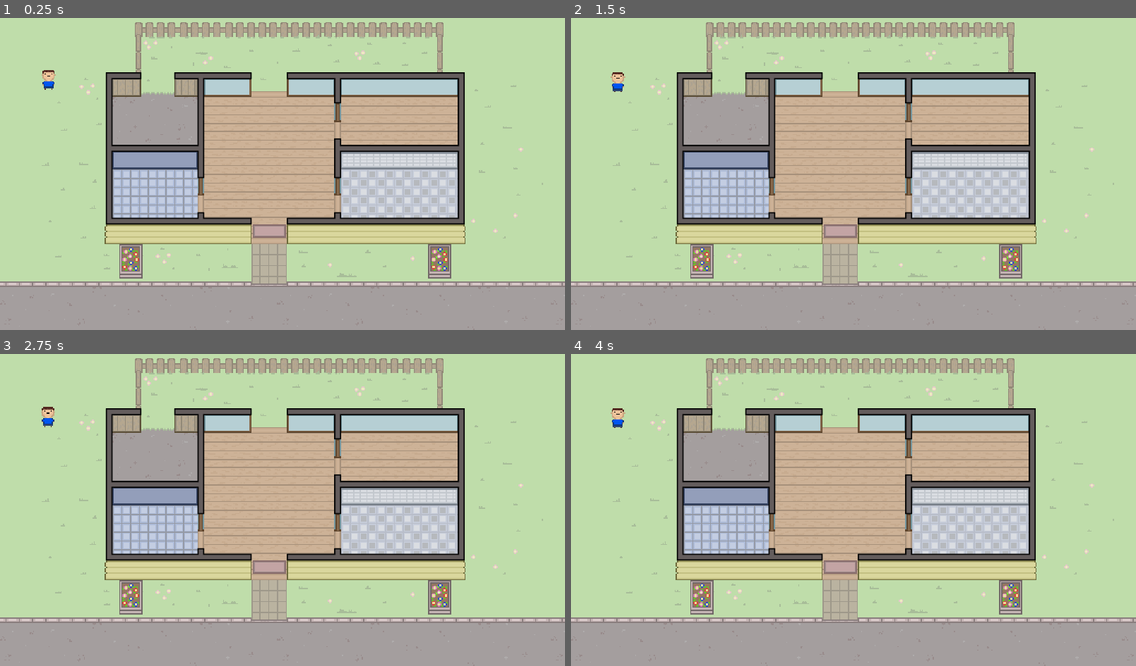
Above: before the commit, frames 1-4 (two rows, left to right).
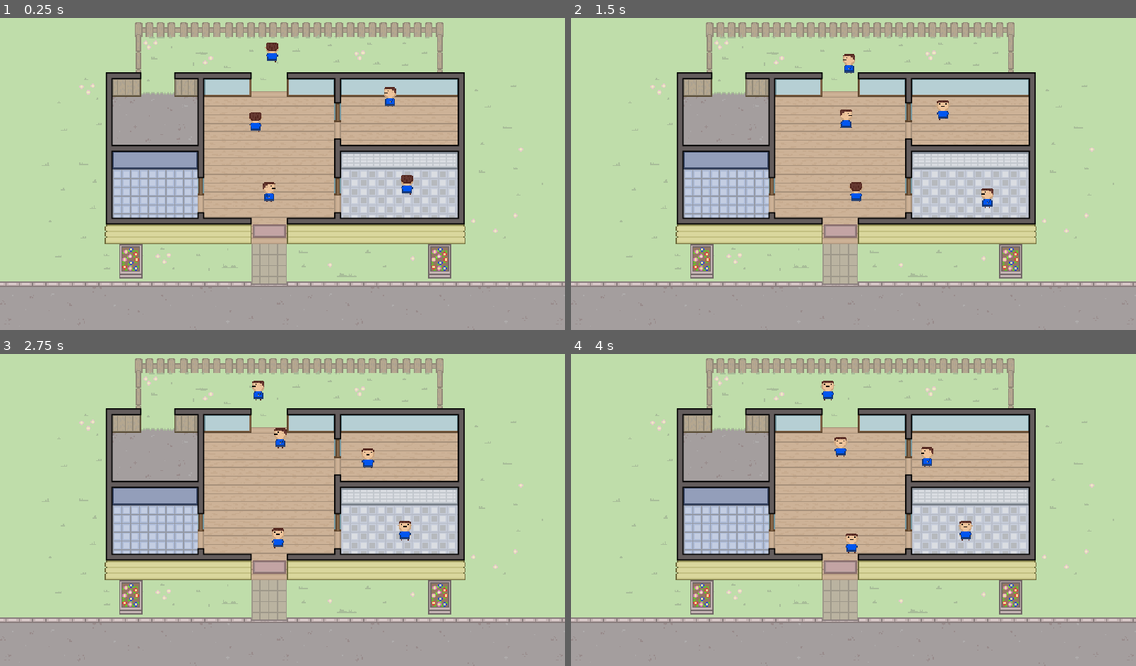
Above: after the commit, the same moments.

Repository: leiver/KinderKaos
Game: Godot game, scene res://scenes/Game.tscn
Two runs of this game, one before a commit and one after it. Both use one fixed random seed, a clock stepped at 60 frames per second and the inputs below.
Inputs:
- Up to frame 1 (0.25 s): no input
- Up to frame 2 (1.5 s): no input
- Up to frame 3 (2.75 s): no input
- Up to frame 4 (4 s): no input

The runs differ from the first frame. In frame 1, 0.7% of the frame differs, in the area x 7-74%, y 7-59%; in frame 2, 0.7%; in frame 3, 0.7%; in frame 4, 0.7%.

Commit message:
fullt kaos

Diff:
--- /dev/null
+++ b/scenes/BackYard.tscn
@@ -0,0 +1,32 @@
+[gd_scene load_steps=5 format=2]
+
+[ext_resource path="res://scenes/Room.tscn" type="PackedScene" id=1]
+
+[sub_resource type="RectangleShape2D" id=1]
+extents = Vector2( 268, 37 )
+
+[sub_resource type="RectangleShape2D" id=2]
+extents = Vector2( 32, 12.5 )
+
+[sub_resource type="RectangleShape2D" id=3]
+extents = Vector2( 30, 13 )
+
+[node name="BackYard" instance=ExtResource( 1 )]
+
+[node name="CollisionShape2D" type="CollisionShape2D" parent="Bounds" index="0"]
+position = Vector2( -25, 3 )
+shape = SubResource( 1 )
+
+[node name="CollisionShape2D2" type="CollisionShape2D" parent="Bounds" index="1"]
+position = Vector2( -61, 52.5 )
+shape = SubResource( 2 )
+
+[node name="CollisionShape2D3" type="CollisionShape2D" parent="Bounds" index="2"]
+position = Vector2( -263, 53 )
+shape = SubResource( 3 )
+
+[node name="LivingRoom" type="Position2D" parent="Entryways" index="0"]
+position = Vector2( -61, 14 )
+
+[node name="StorageRoom" type="Position2D" parent="Entryways" index="1"]
+position = Vector2( -264, 13 )
--- /dev/null
+++ b/scenes/BathRoom.tscn
@@ -0,0 +1,15 @@
+[gd_scene load_steps=3 format=2]
+
+[ext_resource path="res://scenes/Room.tscn" type="PackedScene" id=1]
+
+[sub_resource type="RectangleShape2D" id=1]
+extents = Vector2( 77, 49 )
+
+[node name="BathRoom" instance=ExtResource( 1 )]
+
+[node name="CollisionShape2D" type="CollisionShape2D" parent="Bounds" index="0"]
+position = Vector2( 0, 4 )
+shape = SubResource( 1 )
+
+[node name="LivingRoom" type="Position2D" parent="Entryways" index="0"]
+position = Vector2( 57, 18 )
--- /dev/null
+++ b/scenes/FrontYard.tscn
@@ -0,0 +1,15 @@
+[gd_scene load_steps=3 format=2]
+
+[ext_resource path="res://scenes/Room.tscn" type="PackedScene" id=1]
+
+[sub_resource type="RectangleShape2D" id=1]
+extents = Vector2( 259, 78 )
+
+[node name="FrontYard" instance=ExtResource( 1 )]
+
+[node name="CollisionShape2D" type="CollisionShape2D" parent="Bounds" index="0"]
+position = Vector2( 30, -29 )
+shape = SubResource( 1 )
+
+[node name="LivingRoom" type="Position2D" parent="Entryways" index="0"]
+position = Vector2( 0, -88 )
--- a/scenes/Game.tscn
+++ b/scenes/Game.tscn
@@ -11,7 +11,19 @@
 [node name="Map" parent="." instance=ExtResource( 1 )]
 
 [node name="Toddler" parent="." instance=ExtResource( 2 )]
-position = Vector2( 71, 112 )
+position = Vector2( 709, 172 )
+
+[node name="Toddler2" parent="." instance=ExtResource( 2 )]
+position = Vector2( 459, 219 )
+
+[node name="Toddler3" parent="." instance=ExtResource( 2 )]
+position = Vector2( 488, 92 )
+
+[node name="Toddler4" parent="." instance=ExtResource( 2 )]
+position = Vector2( 732, 334 )
+
+[node name="Toddler5" parent="." instance=ExtResource( 2 )]
+position = Vector2( 484, 343 )
 
 [node name="Overhead" type="Sprite" parent="."]
 scale = Vector2( 2, 2 )
@@ -20,3 +32,11 @@
 
 [connection signal="request_path_to_hazard" from="Toddler" to="." method="_on_Toddler_request_path_to_hazard"]
 [connection signal="request_path_to_other_room" from="Toddler" to="." method="_on_Toddler_request_path_to_other_room"]
+[connection signal="request_path_to_hazard" from="Toddler2" to="." method="_on_Toddler_request_path_to_hazard"]
+[connection signal="request_path_to_other_room" from="Toddler2" to="." method="_on_Toddler_request_path_to_other_room"]
+[connection signal="request_path_to_hazard" from="Toddler3" to="." method="_on_Toddler_request_path_to_hazard"]
+[connection signal="request_path_to_other_room" from="Toddler3" to="." method="_on_Toddler_request_path_to_other_room"]
+[connection signal="request_path_to_hazard" from="Toddler4" to="." method="_on_Toddler_request_path_to_hazard"]
+[connection signal="request_path_to_other_room" from="Toddler4" to="." method="_on_Toddler_request_path_to_other_room"]
+[connection signal="request_path_to_hazard" from="Toddler5" to="." method="_on_Toddler_request_path_to_hazard"]
+[connection signal="request_path_to_other_room" from="Toddler5" to="." method="_on_Toddler_request_path_to_other_room"]
--- a/scenes/LivingRoom.tscn
+++ b/scenes/LivingRoom.tscn
@@ -1,17 +1,34 @@
-[gd_scene load_steps=3 format=2]
+[gd_scene load_steps=4 format=2]
 
 [ext_resource path="res://scenes/Room.tscn" type="PackedScene" id=1]
 
 [sub_resource type="RectangleShape2D" id=1]
-extents = Vector2( 54, 29 )
+extents = Vector2( 118, 115 )
+
+[sub_resource type="RectangleShape2D" id=2]
+extents = Vector2( 32.5, 18 )
 
 [node name="LivingRoom" instance=ExtResource( 1 )]
 
 [node name="CollisionShape2D" type="CollisionShape2D" parent="Bounds" index="0"]
+position = Vector2( -1, 20 )
 shape = SubResource( 1 )
 
+[node name="CollisionShape2D2" type="CollisionShape2D" parent="Bounds" index="1"]
+position = Vector2( -0.5, 153 )
+shape = SubResource( 2 )
+
 [node name="PlayRoom" type="Position2D" parent="Entryways" index="0"]
-position = Vector2( 0, -16 )
+position = Vector2( 97, -39 )
 
 [node name="KitchenRoom" type="Position2D" parent="Entryways" index="1"]
-position = Vector2( 40, 0 )
+position = Vector2( 99, 97 )
+
+[node name="BathRoom" type="Position2D" parent="Entryways" index="2"]
+position = Vector2( -101, 97 )
+
+[node name="BackYard" type="Position2D" parent="Entryways" index="3"]
+position = Vector2( 0, -72 )
+
+[node name="FrontYard" type="Position2D" parent="Entryways" index="4"]
+position = Vector2( 0, 109 )
--- a/scenes/Map.tscn
+++ b/scenes/Map.tscn
@@ -6,54 +6,58 @@
 [ext_resource path="res://scripts/Room.gd" type="Script" id=4]
 [ext_resource path="res://scenes/KitchenRoom.tscn" type="PackedScene" id=5]
 [ext_resource path="res://assets/background/kindergarden.png" type="Texture" id=6]
+[ext_resource path="res://scenes/BathRoom.tscn" type="PackedScene" id=7]
+[ext_resource path="res://scenes/StorageRoom.tscn" type="PackedScene" id=8]
+[ext_resource path="res://scenes/BackYard.tscn" type="PackedScene" id=9]
+[ext_resource path="res://scenes/FrontYard.tscn" type="PackedScene" id=10]
+
+[sub_resource type="RectangleShape2D" id=17]
+extents = Vector2( 6, 152 )
 
 [sub_resource type="RectangleShape2D" id=2]
-extents = Vector2( 54, 1.5 )
+extents = Vector2( 126, 16 )
 
 [sub_resource type="RectangleShape2D" id=3]
-extents = Vector2( 1.5, 29 )
+extents = Vector2( 155, 16 )
 
 [sub_resource type="RectangleShape2D" id=4]
-extents = Vector2( 22, 1.5 )
+extents = Vector2( 26, 14 )
 
 [sub_resource type="RectangleShape2D" id=5]
-extents = Vector2( 22, 1.5 )
+extents = Vector2( 70, 14 )
 
 [sub_resource type="RectangleShape2D" id=6]
-extents = Vector2( 11.5, 1.5 )
+extents = Vector2( 5, 49 )
 
 [sub_resource type="RectangleShape2D" id=7]
-extents = Vector2( 1.5, 22 )
+extents = Vector2( 268, 9 )
 
 [sub_resource type="RectangleShape2D" id=8]
-extents = Vector2( 33, 1.5 )
+extents = Vector2( 155, 14 )
 
 [sub_resource type="RectangleShape2D" id=9]
-extents = Vector2( 1.5, 22 )
+extents = Vector2( 21, 82 )
 
 [sub_resource type="RectangleShape2D" id=10]
-extents = Vector2( 11.5, 1.5 )
+extents = Vector2( 301, 10 )
 
 [sub_resource type="RectangleShape2D" id=11]
-extents = Vector2( 1.5, 5 )
+extents = Vector2( 77, 14 )
 
 [sub_resource type="RectangleShape2D" id=12]
-extents = Vector2( 1.5, 9.5 )
+extents = Vector2( 6, 86 )
 
 [sub_resource type="RectangleShape2D" id=13]
-extents = Vector2( 1.5, 9.5 )
+extents = Vector2( 6, 5 )
 
 [sub_resource type="RectangleShape2D" id=14]
-extents = Vector2( 29, 1.5 )
+extents = Vector2( 6, 18 )
 
 [sub_resource type="RectangleShape2D" id=15]
-extents = Vector2( 1.5, 20 )
+extents = Vector2( 6, 40 )
 
 [sub_resource type="RectangleShape2D" id=16]
-extents = Vector2( 29, 1.5 )
-
-[sub_resource type="RectangleShape2D" id=17]
-extents = Vector2( 1.5, 5 )
+extents = Vector2( 106, 14 )
 
 [node name="Map" type="Node2D"]
 script = ExtResource( 3 )
@@ -64,81 +68,110 @@
 centered = false
 
 [node name="Rooms" type="Node2D" parent="."]
-position = Vector2( 71, 129 )
 script = ExtResource( 4 )
 
 [node name="LivingRoom" parent="Rooms" instance=ExtResource( 1 )]
-position = Vector2( 0, -1 )
+position = Vector2( 489, 247 )
+
+[node name="KitchenRoom" parent="Rooms" instance=ExtResource( 5 )]
+position = Vector2( 729, 326 )
+
+[node name="BathRoom" parent="Rooms" instance=ExtResource( 7 )]
+position = Vector2( 281, 329 )
+
+[node name="BackYard" parent="Rooms" instance=ExtResource( 9 )]
+position = Vector2( 549, 78 )
+
+[node name="StorageRoom" parent="Rooms" instance=ExtResource( 8 )]
+position = Vector2( 286, 196 )
+
+[node name="FrontYard" parent="Rooms" instance=ExtResource( 10 )]
+position = Vector2( 487, 527 )
 
 [node name="PlayRoom" parent="Rooms" instance=ExtResource( 2 )]
-position = Vector2( 0, -52 )
-
-[node name="KitchenRoom" parent="Rooms" instance=ExtResource( 5 )]
-position = Vector2( 83, -1 )
+position = Vector2( 722, 194 )
 
 [node name="Walls" type="KinematicBody2D" parent="."]
-position = Vector2( 71, 129 )
+
+[node name="CollisionShape2D" type="CollisionShape2D" parent="Walls"]
+position = Vector2( 198, 260 )
+shape = SubResource( 17 )
+
+[node name="CollisionShape2D3" type="CollisionShape2D" parent="Walls"]
+position = Vector2( 836, 260 )
+shape = SubResource( 17 )
+
+[node name="CollisionShape2D2" type="CollisionShape2D" parent="Walls"]
+position = Vector2( 330, 396 )
+shape = SubResource( 2 )
+
+[node name="CollisionShape2D4" type="CollisionShape2D" parent="Walls"]
+position = Vector2( 675, 396 )
+shape = SubResource( 3 )
 
 [node name="CollisionShape2D5" type="CollisionShape2D" parent="Walls"]
-position = Vector2( 0, 26.5 )
-shape = SubResource( 2 )
-
-[node name="CollisionShape2D" type="CollisionShape2D" parent="Walls"]
-position = Vector2( -52.5, -1 )
-shape = SubResource( 3 )
-
-[node name="CollisionShape2D2" type="CollisionShape2D" parent="Walls"]
-position = Vector2( -32, -28.5 )
+position = Vector2( 230, 130 )
 shape = SubResource( 4 )
 
-[node name="CollisionShape2D3" type="CollisionShape2D" parent="Walls"]
-position = Vector2( 32, -28.5 )
+[node name="CollisionShape2D6" type="CollisionShape2D" parent="Walls"]
+position = Vector2( 386, 130 )
 shape = SubResource( 5 )
 
-[node name="CollisionShape2D6" type="CollisionShape2D" parent="Walls"]
-position = Vector2( -21.5, -31.5 )
+[node name="CollisionShape2D7" type="CollisionShape2D" parent="Walls"]
+position = Vector2( 251, 67 )
 shape = SubResource( 6 )
 
-[node name="CollisionShape2D7" type="CollisionShape2D" parent="Walls"]
-position = Vector2( -31.5, -52 )
+[node name="CollisionShape2D9" type="CollisionShape2D" parent="Walls"]
+position = Vector2( 797, 67 )
+shape = SubResource( 6 )
+
+[node name="CollisionShape2D8" type="CollisionShape2D" parent="Walls"]
+position = Vector2( 524, 27 )
 shape = SubResource( 7 )
 
-[node name="CollisionShape2D8" type="CollisionShape2D" parent="Walls"]
-position = Vector2( 0, -72.5 )
+[node name="CollisionShape2D10" type="CollisionShape2D" parent="Walls"]
+position = Vector2( 675, 130 )
 shape = SubResource( 8 )
 
-[node name="CollisionShape2D9" type="CollisionShape2D" parent="Walls"]
-position = Vector2( 31.5, -52 )
+[node name="CollisionShape2D11" type="CollisionShape2D" parent="Walls"]
+position = Vector2( 237, 494 )
 shape = SubResource( 9 )
 
-[node name="CollisionShape2D10" type="CollisionShape2D" parent="Walls"]
-position = Vector2( 21.5, -31.5 )
+[node name="CollisionShape2D14" type="CollisionShape2D" parent="Walls"]
+position = Vector2( 797, 494 )
+shape = SubResource( 9 )
+
+[node name="CollisionShape2D12" type="CollisionShape2D" parent="Walls"]
+position = Vector2( 517, 584 )
 shape = SubResource( 10 )
 
-[node name="CollisionShape2D11" type="CollisionShape2D" parent="Walls"]
-position = Vector2( 55.5, -16 )
+[node name="CollisionShape2D13" type="CollisionShape2D" parent="Walls"]
+position = Vector2( 281, 262 )
 shape = SubResource( 11 )
 
-[node name="CollisionShape2D4" type="CollisionShape2D" parent="Walls"]
-position = Vector2( 52.5, -20.5 )
+[node name="CollisionShape2D15" type="CollisionShape2D" parent="Walls"]
+position = Vector2( 364, 230 )
 shape = SubResource( 12 )
 
-[node name="CollisionShape2D12" type="CollisionShape2D" parent="Walls"]
-position = Vector2( 52.5, 18.5 )
+[node name="CollisionShape2D16" type="CollisionShape2D" parent="Walls"]
+position = Vector2( 364, 375 )
 shape = SubResource( 13 )
 
-[node name="CollisionShape2D13" type="CollisionShape2D" parent="Walls"]
-position = Vector2( 83, -19.5 )
+[node name="CollisionShape2D17" type="CollisionShape2D" parent="Walls"]
+position = Vector2( 612, 375 )
+shape = SubResource( 13 )
+
+[node name="CollisionShape2D18" type="CollisionShape2D" parent="Walls"]
+position = Vector2( 612, 162 )
 shape = SubResource( 14 )
 
-[node name="CollisionShape2D14" type="CollisionShape2D" parent="Walls"]
-position = Vector2( 110.5, -1 )
+[node name="CollisionShape2D19" type="CollisionShape2D" parent="Walls"]
+position = Vector2( 612, 276 )
 shape = SubResource( 15 )
 
-[node name="CollisionShape2D15" type="CollisionShape2D" parent="Walls"]
-position = Vector2( 83, 17.5 )
+[node name="CollisionShape2D20" type="CollisionShape2D" parent="Walls"]
+position = Vector2( 724, 262 )
 shape = SubResource( 16 )
 
-[node name="CollisionShape2D16" type="CollisionShape2D" parent="Walls"]
-position = Vector2( 55.5, 14 )
-shape = SubResource( 17 )
+[node name="Position2D" type="Position2D" parent="."]
+position = Vector2( 650, 65 )
--- a/scenes/PlayRoom.tscn
+++ b/scenes/PlayRoom.tscn
@@ -3,12 +3,13 @@
 [ext_resource path="res://scenes/Room.tscn" type="PackedScene" id=1]
 
 [sub_resource type="RectangleShape2D" id=1]
-extents = Vector2( 33, 22 )
+extents = Vector2( 106.5, 49 )
 
 [node name="PlayRoom" instance=ExtResource( 1 )]
 
 [node name="CollisionShape2D" type="CollisionShape2D" parent="Bounds" index="0"]
+position = Vector2( 2.5, 7 )
 shape = SubResource( 1 )
 
 [node name="LivingRoom" type="Position2D" parent="Entryways" index="0"]
-position = Vector2( 0, 13 )
+position = Vector2( -89, 12 )
--- /dev/null
+++ b/scenes/StorageRoom.tscn
@@ -0,0 +1,15 @@
+[gd_scene load_steps=3 format=2]
+
+[ext_resource path="res://scenes/Room.tscn" type="PackedScene" id=1]
+
+[sub_resource type="RectangleShape2D" id=1]
+extents = Vector2( 77, 49 )
+
+[node name="StorageRoom" instance=ExtResource( 1 )]
+
+[node name="CollisionShape2D" type="CollisionShape2D" parent="Bounds" index="0"]
+position = Vector2( -5, 5 )
+shape = SubResource( 1 )
+
+[node name="BackYard" type="Position2D" parent="Entryways" index="0"]
+position = Vector2( 0, -28 )
--- a/scenes/Toddler.tscn
+++ b/scenes/Toddler.tscn
@@ -3,12 +3,6 @@
 [ext_resource path="res://scripts/Toddler.gd" type="Script" id=1]
 [ext_resource path="res://assets/toddler.png" type="Texture" id=2]
 [ext_resource path="res://assets/spritesheets/toddler_01.png" type="Texture" id=3]
-
-[sub_resource type="RectangleShape2D" id=1]
-extents = Vector2( 4.5, 4.5 )
-
-[sub_resource type="RectangleShape2D" id=2]
-extents = Vector2( 4.5, 4.5 )
 
 [sub_resource type="AtlasTexture" id=3]
 atlas = ExtResource( 3 )
@@ -127,17 +121,18 @@
 "speed": 5.0
 } ]
 
+[sub_resource type="RectangleShape2D" id=2]
+extents = Vector2( 12, 7 )
+
+[sub_resource type="RectangleShape2D" id=1]
+extents = Vector2( 12, 7 )
+
 [node name="Toddler" type="KinematicBody2D"]
 script = ExtResource( 1 )
 
 [node name="Sprite" type="Sprite" parent="."]
 visible = false
 texture = ExtResource( 2 )
-centered = false
-
-[node name="CollisionShape2D" type="CollisionShape2D" parent="."]
-position = Vector2( -0.5, 0.5 )
-shape = SubResource( 1 )
 
 [node name="RotationTimer" type="Timer" parent="."]
 one_shot = true
@@ -152,18 +147,21 @@
 [node name="WaitTimer" type="Timer" parent="."]
 one_shot = true
 
-[node name="Area2D" type="Area2D" parent="."]
-position = Vector2( 0, -6 )
-
-[node name="CollisionShape2D" type="CollisionShape2D" parent="Area2D"]
-position = Vector2( -0.5, 6.5 )
-shape = SubResource( 2 )
-
 [node name="AnimatedSprite" type="AnimatedSprite" parent="."]
+position = Vector2( 1, -11 )
 scale = Vector2( 2, 2 )
 frames = SubResource( 24 )
 animation = "dead"
-centered = false
+
+[node name="Area2D" type="Area2D" parent="."]
+position = Vector2( 1, -17 )
+
+[node name="CollisionShape2D" type="CollisionShape2D" parent="Area2D"]
+position = Vector2( -1, 17 )
+shape = SubResource( 2 )
+
+[node name="CollisionShape2D" type="CollisionShape2D" parent="."]
+shape = SubResource( 1 )
 
 [connection signal="timeout" from="RotationTimer" to="." method="_on_RotationTimer_timeout"]
 [connection signal="timeout" from="WalkingTimer" to="." method="_on_WalkingTimer_timeout"]
--- a/scripts/Map.gd
+++ b/scripts/Map.gd
@@ -25,17 +25,19 @@
 
 
 func find_path_between_rooms(current : Node, destination : Node, path : Array, parsed_rooms : Array) -> Array:
-	parsed_rooms.append(current)
+	var parsed_rooms_copy = [] + parsed_rooms
+	parsed_rooms_copy.append(current)
 	for entryway in current.get_node("Entryways").get_children():
 		var connecting_room = room_by_name(entryway.name)
-		if not parsed_rooms.has(connecting_room):
+		if not parsed_rooms_copy.has(connecting_room):
 			var continued_path = [] + path
 			continued_path.append(entryway.position + current.position)
 			continued_path.append(connecting_room.entryway_by_name(current.name).position + connecting_room.position)
 			continued_path.append(connecting_room.get_node("Center").position + connecting_room.position)
 			if connecting_room == destination:
+				print(parsed_rooms_copy)
 				return continued_path
-			var returned_path = find_path_between_rooms(connecting_room, destination, continued_path, parsed_rooms)
+			var returned_path = find_path_between_rooms(connecting_room, destination, continued_path, parsed_rooms_copy)
 			if returned_path.size() > 0:
 				return returned_path
 	return []
--- a/scripts/Toddler.gd
+++ b/scripts/Toddler.gd
@@ -14,6 +14,7 @@
 var rotation_direction = 0
 var speed = 100
 var direction = rotation
+var velocity = Vector2.ZERO
 
 var walking = false
 var walking_to_target = false
@@ -29,7 +30,7 @@
 	randomize()
 	_on_RotationTimer_timeout()
 	_on_WalkingTimer_timeout()
-	target_timer.start(rand_range(5, 20))
+	target_timer.start(rand_range(2, 5))
 
 
 # Called every frame. 'delta' is the elapsed time since the previous frame.
@@ -39,18 +40,35 @@
 			walk_towards_target(delta)
 		else:
 			idle(delta)
+	set_animation()
+
+
+func set_animation():
+	if not waiting and (walking or walking_to_hazard or walking_to_target):
+		if abs(velocity.x) > abs(velocity.y):
+			if velocity.x > 0:
+				animated_sprite.play("walk_right")
+			else:
+				animated_sprite.play("walk_left")
+		else:
+			if velocity.y > 0:
+				animated_sprite.play("walk_down")
+			else:
+				animated_sprite.play("walk_up")
+	else:
+		animated_sprite.play("default")
 
 
 func idle(delta):
 	direction = fmod(direction + (rotation_speed * delta * rotation_direction) + (PI*2), PI*2)
 	if walking:
-		var velocity = Vector2.UP.rotated(direction) * speed
+		velocity = Vector2.UP.rotated(direction) * speed
 		move_and_collide(velocity * delta)
 
 
 func walk_towards_target(delta):
 	direction = fmod(position.angle_to_point(target) + (PI*1.5), PI*2)
-	var velocity = Vector2.UP.rotated(direction) * speed * delta
+	velocity = Vector2.UP.rotated(direction) * speed * delta
 	var distance_to_target = position.distance_to(target)
 	var new_position = position + velocity
 	var distance_to_new_position = position.distance_to(new_position)
@@ -61,7 +79,7 @@
 				dead = true
 			walking_to_target = false
 			walking_to_hazard = false
-			target_timer.start(rand_range(5, 20))
+			target_timer.start(rand_range(2, 5))
 		else:
 			target = targets.pop_front()
 	else:
@@ -78,9 +96,9 @@
 	walking = not walking
 	speed = rand_range(25, 50)
 	if walking:
-		walking_timer.start(rand_range(0.5, 2))
+		walking_timer.start(rand_range(2, 4))
 	else:
-		walking_timer.start(rand_range(3, 6))
+		walking_timer.start(rand_range(1, 3))
 
 
 func _on_TargetTimer_timeout():
@@ -94,6 +112,7 @@
 
 
 func receive_path_to_room(received_targets : Array):
+	print(received_targets)
 	targets = received_targets
 	target = targets.pop_front()
 	walking_to_target = true
Not shown: 1 places in scenes/Map.tscn that only renumber resources
